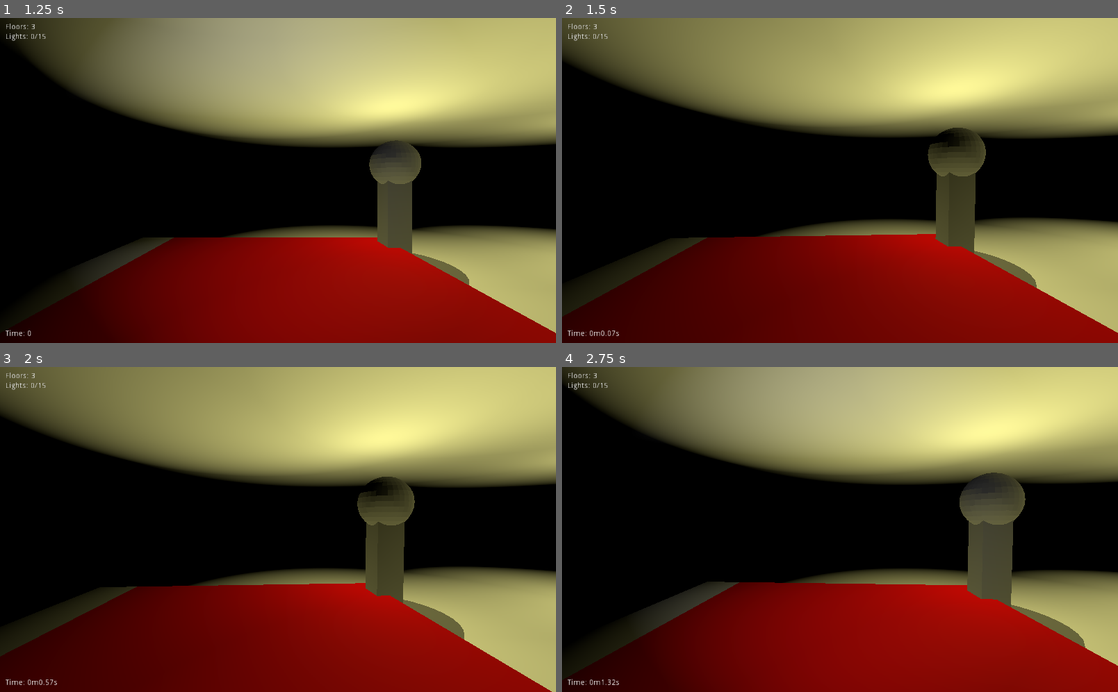
Above: before the commit, frames 1-4 (two rows, left to right).
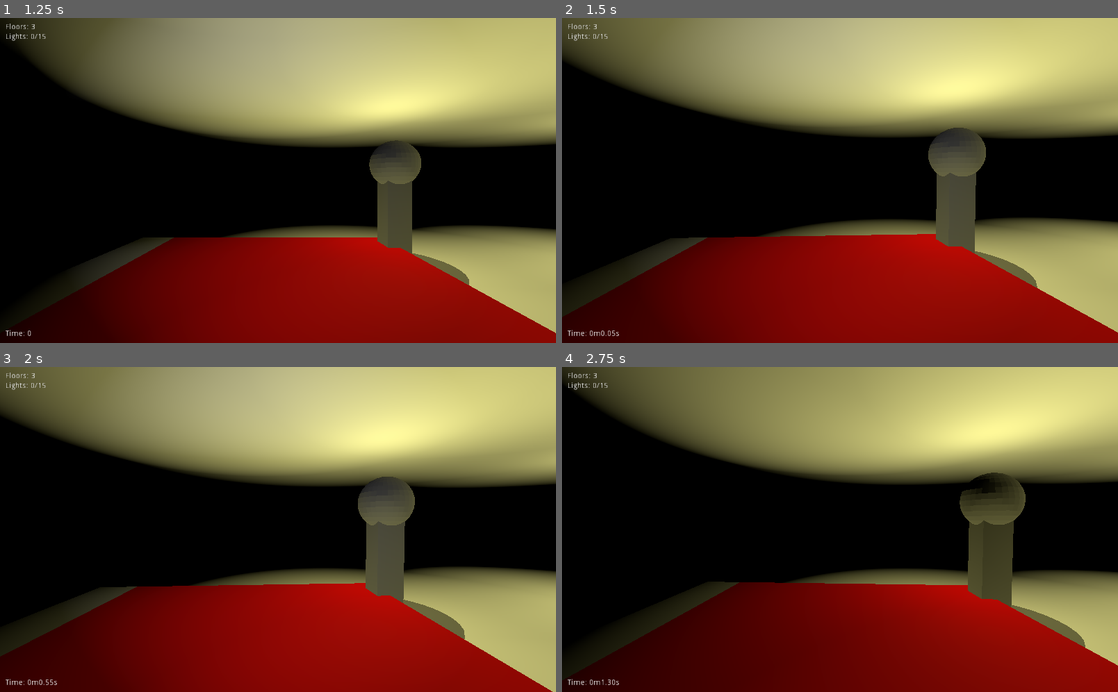
Above: after the commit, the same moments.

Repository: Arc676/Photonic-Salvation
Game: Godot game, scene res://Scenes/Main Menu.tscn
Two runs of this game, one before a commit and one after it. Both use one fixed random seed, a clock stepped at 60 frames per second and the inputs below.
Inputs (mouse positions are in pixels of both pictures, inside the frame that each line leads up to):
- Up to frame 1 (1.25 s): click "New Game" at 0.5 s
- Up to frame 2 (1.5 s): tap Enter at 1.25 s; move the mouse to (867, 180) at 1.27 s; hold Up (ui_up) from 1.28 s (still down); tap Space (flashlight) at 1.35 s
- Up to frame 3 (2 s): keep holding Up (ui_up)
- Up to frame 4 (2.75 s): keep holding Up (ui_up); move the mouse to (812, 529) at 2.02 s; tap Space (flashlight) at 2.1 s

Frame 1 is identical in both runs. In frame 2, 13% of the frame differs, in the area x 0-100%, y 0-100%; in frame 3, 12%; in frame 4, 15%, in the area x 4-100%, y 0-100%.

Commit message:
Update help screen
Don't toggle flashlight on game start
Update floor size labels

Diff:
--- a/Scenes/Main Menu.tscn
+++ b/Scenes/Main Menu.tscn
@@ -136,7 +136,7 @@
 margin_top = 41.0
 margin_right = 190.0
 margin_bottom = 55.0
-text = "Maximum floor width: 10"
+text = "Floor width: 10"
 
 [node name="Width Slider" type="HSlider" parent="Options/VBoxContainer/GridContainer"]
 margin_left = 194.0
@@ -151,7 +151,7 @@
 margin_top = 61.0
 margin_right = 190.0
 margin_bottom = 75.0
-text = "Maximum floor length: 10"
+text = "Floor length: 10"
 
 [node name="Length Slider" type="HSlider" parent="Options/VBoxContainer/GridContainer"]
 margin_left = 194.0
@@ -195,7 +195,7 @@
 
 In the top left, the number of floors and remaining lights is shown. You'll have to find the lights yourself. The location of the stairs is marked by a green light.
 
-Your time is shown in the bottom left. To start the game, press spacebar and the time will start ticking. You won't be able to move or look around until you start the clock."
+Your time is shown in the bottom left. To start the game, press spacebar and the time will start ticking. You won't be able to move or look around until you start the clock. Once all the lights are off, return to your bed. Click on it to stop the clock and end the game."
 __meta__ = {
 "_edit_use_anchors_": false
 }
--- a/Scripts/TitleScreen.gd
+++ b/Scripts/TitleScreen.gd
@@ -50,7 +50,7 @@
 # Change settings
 
 func floorsChanged(value):
-	maxFloors.text = "Maximum number of floors: %d" % value
+	maxFloors.text = "Maximum number of floors: %02d" % value
 	Settings.maxFloors = int(value)
 
 func lightsChanged(value):
@@ -58,11 +58,11 @@
 	Settings.maxLights = int(value)
 
 func widthChanged(value):
-	maxWidth.text = "Maximum floor width: %d" % value
+	maxWidth.text = "Floor width: %d" % value
 	Settings.maxWidth = int(value)
 
 func lengthChanged(value):
-	maxLength.text = "Maximum floor length: %d" % value
+	maxLength.text = "Floor length: %d" % value
 	Settings.maxLength = int(value)
 
 
--- a/Scripts/player.gd
+++ b/Scripts/player.gd
@@ -22,6 +22,7 @@
 func _process(delta):
 	if !gameStarted and Input.is_action_just_released("flashlight"):
 		gameStarted = true
+		return
 
 	if gameStarted:
 		gameTime += delta
